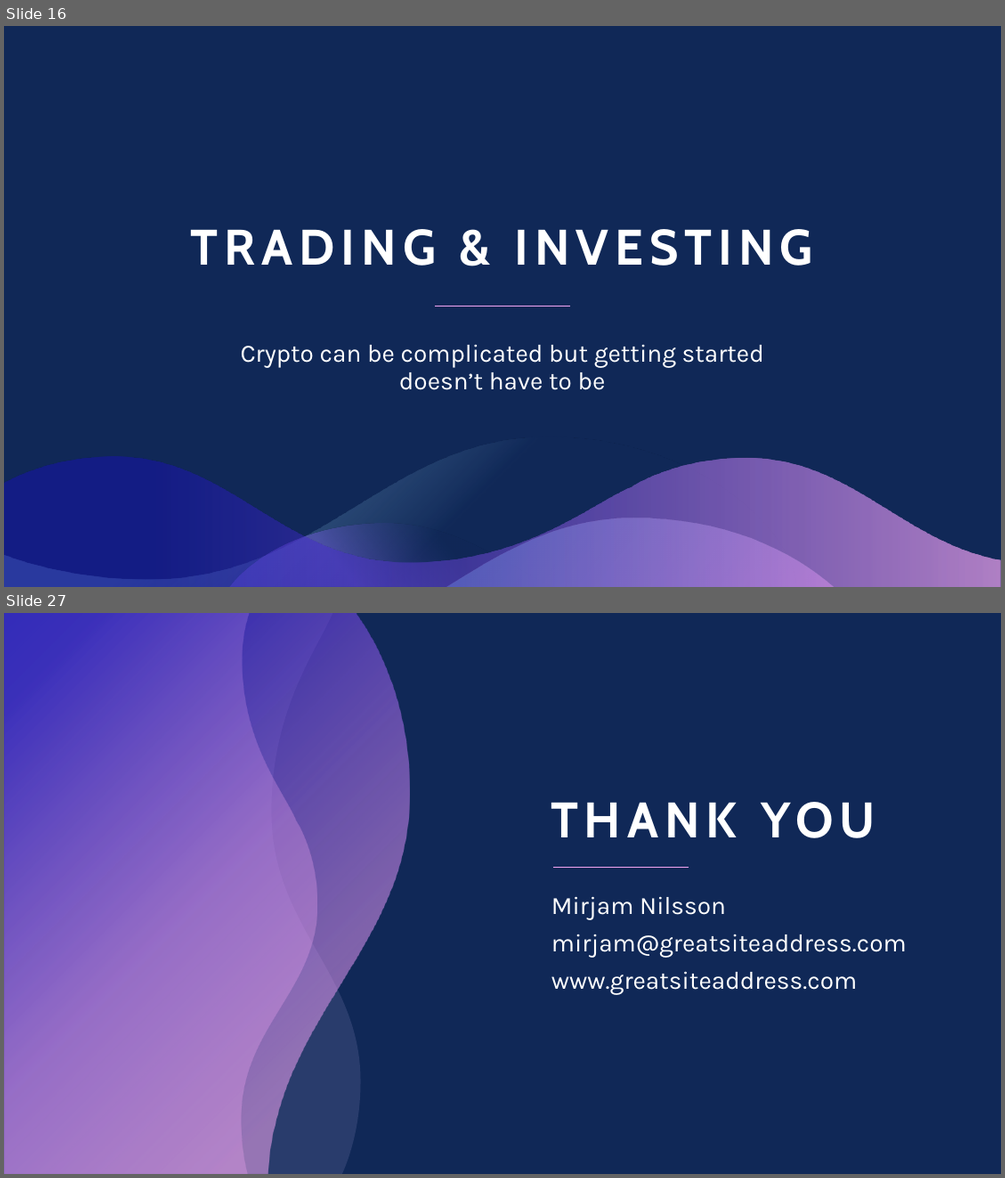
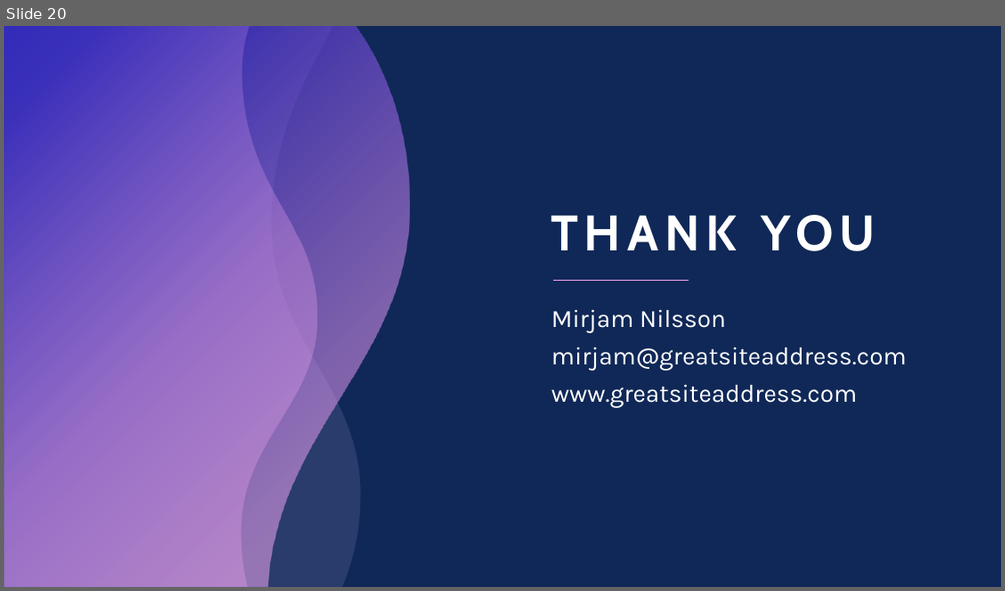
Before and after one commit to vigneshk01/Lead-Scoring-Case-Study, a slide deck: Lead Scoring Case Study.pptx. Shown one above the other, each under a label of ours: slides 16 and 27 before the commit, slide 20 after it; the slides between them are not shown. The pictures are 1005x1178 and 1005x591 pixels, drawn with LibreOffice and Linux fonts; fonts in the diff are those of the drawing. Boxes give left, top, right and bottom in pixels: in the first picture for what was removed or moved away, otherwise in the second. Text is boxed around its words. In the diff, an @@ line names an element or a change of style, - is before the commit and + after.

```diff
--- a/Lead Scoring Case Study.pptx
+++ b/Lead Scoring Case Study.pptx
@@ slide 16 removed at [4,26,1001,587], background #102857 @@
@@ title removed at [191,229,813,265] @@
-TRADING & INVESTING
@@ line removed from (570, 306) to (435, 306) @@
@@ subtitle removed at [241,344,764,390] @@
-Crypto can be complicated but getting started doesn’t have to be
@@ freeform shape removed at [4,436,795,587] @@
@@ freeform shape removed at [4,457,1001,587] @@
@@ freeform shape removed at [230,523,553,587] @@
@@ freeform shape removed at [445,518,834,587] @@
@@ what was slide 27 is now slide 20 @@
```
Also in this commit, not shown: 6 slides changed, 4 slides added, 10 other slides removed.
